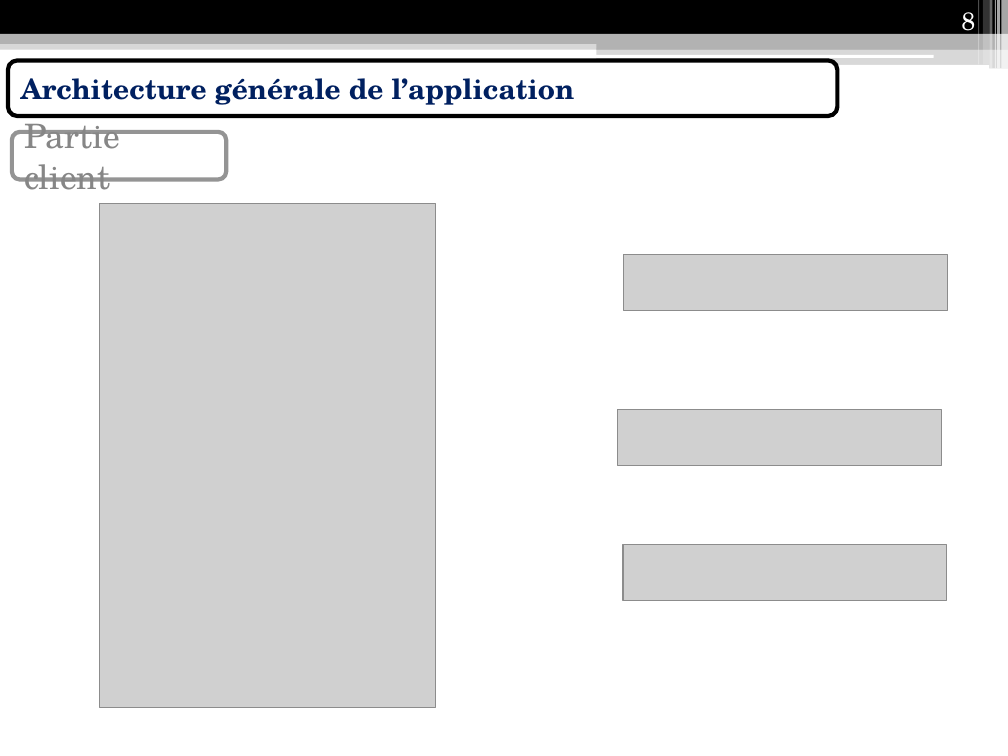
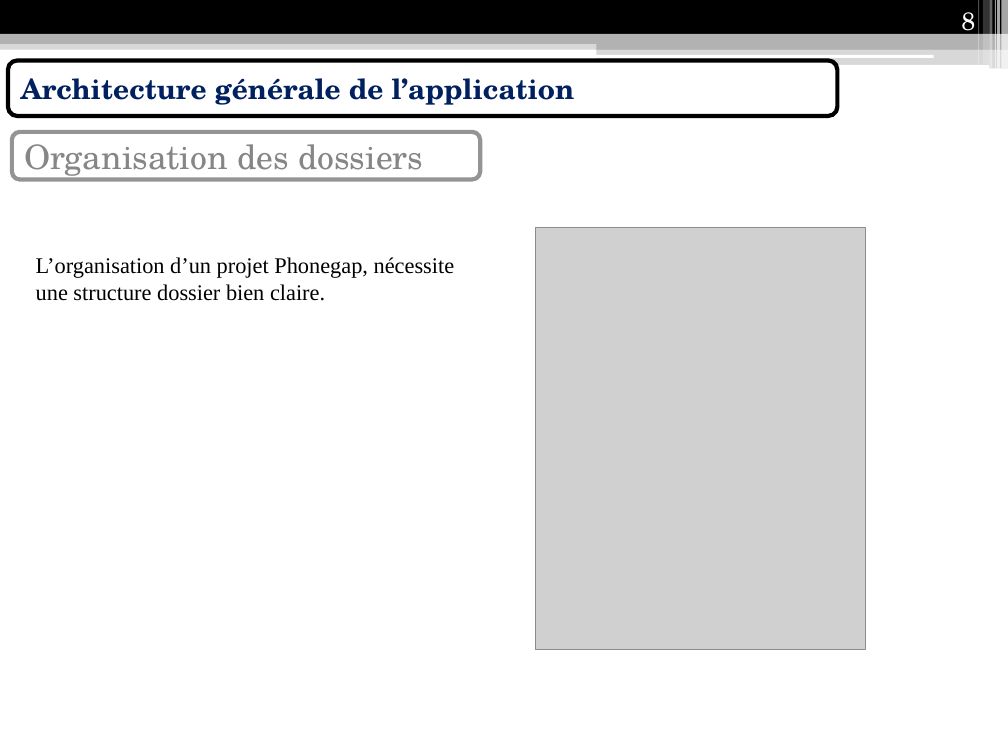
Before and after one commit to Anicky/Strangers-Phonegap, a slide deck: slide 8 of présentation/Présentation IF26.pptx. Drawn at 1008x756 pixels with LibreOffice and Linux fonts; fonts in the diff are those of the drawing; grey boxes stand for pictures. Boxes give left, top, right and bottom in pixels: in the first picture for what was removed or moved away, otherwise in the second. Text is boxed around its words. In the diff, an @@ line names an element or a change of style, - is before the commit and + after.

Commit message:
07/01

```diff
--- a/présentation/Présentation IF26.pptx
+++ b/présentation/Présentation IF26.pptx
@@ rounded rectangle "Organisation des dossiers": place and size @@
-rounded rectangle "Organisation des dossiers" at [12, 132, 227, 179]
+rounded rectangle "Organisation des dossiers" at [12, 132, 481, 179]
@@ text in rounded rectangle at [24, 144, 423, 179]: text changed @@
-Partie client
+Organisation des dossiers
@@ picture removed at [99, 204, 434, 708] @@
@@ picture added at [535, 227, 865, 649] @@
@@ text added at [36, 257, 455, 301], 16 pt, text #000000 @@
+L’organisation d’un projet Phonegap, nécessite une structure dossier bien claire.
@@ picture removed at [624, 255, 948, 310] @@
@@ picture removed at [618, 409, 941, 465] @@
@@ picture removed at [623, 545, 947, 601] @@
```
Also in this commit, not shown: 6 other slides changed.
